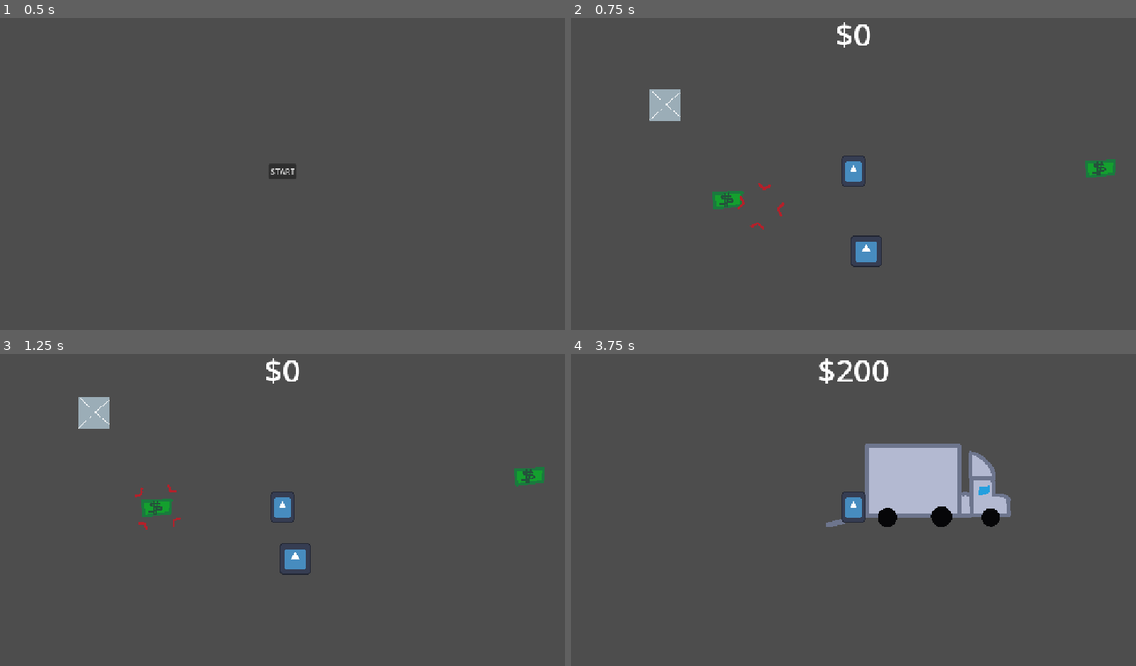
Above: before the commit, frames 1-4 (two rows, left to right).
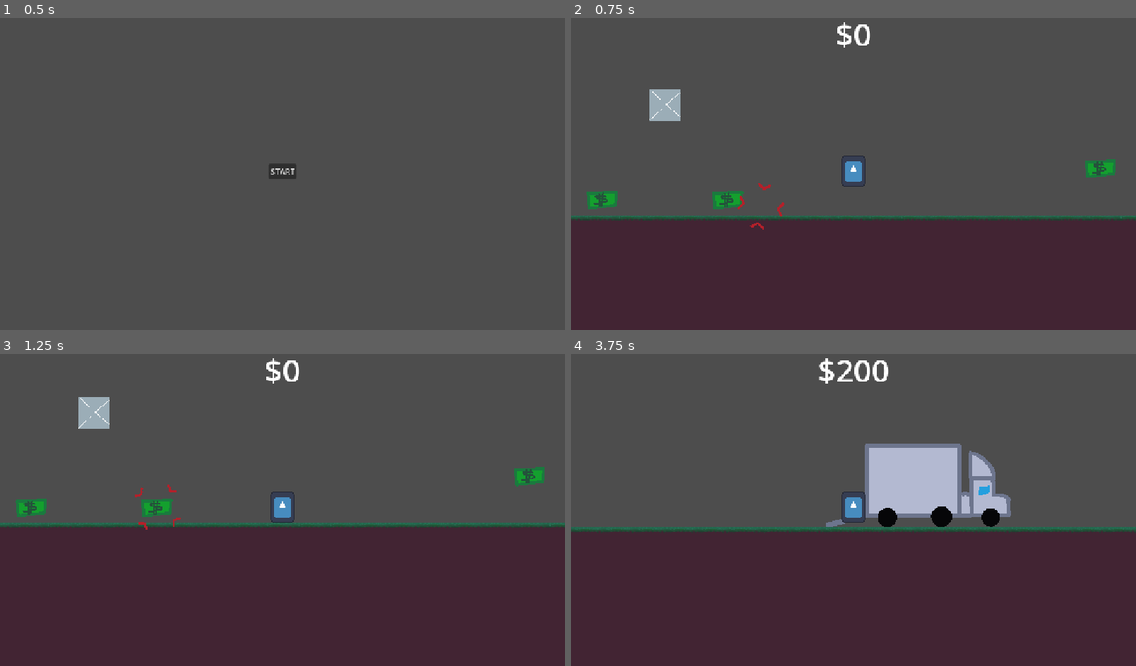
Above: after the commit, the same moments.

Repository: Deeeeelan/liquidate-game
Game: Godot game, scene res://scenes/title_screen.tscn
Two runs of this game, one before a commit and one after it. Both use one fixed random seed, a clock stepped at 60 frames per second and the inputs below. The engine's default icon, where the game draws it, is replaced by a stand-in: a white triangle on a blue panel in a dark square.
Inputs (mouse positions are in pixels of both pictures, inside the frame that each line leads up to):
- Up to frame 1 (0.5 s): no input
- Up to frame 2 (0.75 s): click "START" at 0.5 s
- Up to frame 3 (1.25 s): no input
- Up to frame 4 (3.75 s): tap Enter at 1.25 s; move the mouse to (977, 491) at 1.27 s; hold D (right) 1.28-2.78 s; tap Ctrl (dash) at 1.35 s; click (977, 491) at 1.42 s; tap Space (jump) at 1.52, 2.27 s; move the mouse to (740, 522) at 2.02 s; click (740, 522) at 2.1 s; move the mouse to (910, 438) at 2.77 s; hold A (left) 2.78-3.53 s; tap Alt at 2.85 s; move the mouse to (825, 569) at 3.52 s; hold D (right) from 3.53 s (still down); tap Shift at 3.6 s; click (825, 569) at 3.67 s

Frame 1 is identical in both runs. In frame 2, 37% of the frame differs, in the area x 0-100%, y 55-100%; in frame 3, 46%, in the area x 0-100%, y 46-100%; in frame 4, 45%.

Commit message:
Add instant pickups

Diff:
--- /dev/null
+++ b/assets/nodes/cash.tscn
@@ -0,0 +1,28 @@
+[gd_scene format=3 uid="uid://bdn451he14u76"]
+
+[ext_resource type="Script" uid="uid://clyson8cvhpdt" path="res://scripts/item.gd" id="1_arnp4"]
+[ext_resource type="Texture2D" uid="uid://dfh1g4g1f8ts7" path="res://assets/images/items_spritesheet.png" id="2_0tifm"]
+
+[sub_resource type="AtlasTexture" id="AtlasTexture_iywne"]
+atlas = ExtResource("2_0tifm")
+region = Rect2(0, 0, 128, 128)
+
+[sub_resource type="RectangleShape2D" id="RectangleShape2D_8tn5n"]
+size = Vector2(128, 128)
+
+[sub_resource type="AtlasTexture" id="AtlasTexture_p57ef"]
+atlas = ExtResource("2_0tifm")
+region = Rect2(0, 0, 128, 128)
+
+[node name="Cash" type="Area2D" unique_id=805602659 groups=["instant"]]
+collision_layer = 2
+collision_mask = 2
+script = ExtResource("1_arnp4")
+value = 10000
+sprite = SubResource("AtlasTexture_iywne")
+
+[node name="CollisionShape2D" type="CollisionShape2D" parent="." unique_id=1037176821]
+shape = SubResource("RectangleShape2D_8tn5n")
+
+[node name="Sprite2D" type="Sprite2D" parent="." unique_id=1404169026]
+texture = SubResource("AtlasTexture_p57ef")
--- a/project.godot
+++ b/project.godot
@@ -40,6 +40,7 @@
 
 item=""
 truck=""
+instant=""
 
 [input]
 
--- a/scenes/game.tscn
+++ b/scenes/game.tscn
@@ -9,6 +9,8 @@
 [ext_resource type="Texture2D" uid="uid://dfh1g4g1f8ts7" path="res://assets/images/items_spritesheet.png" id="5_iywne"]
 [ext_resource type="Texture2D" uid="uid://c8mccqmns3yh7" path="res://assets/images/truck.png" id="8_0tnpc"]
 [ext_resource type="Script" uid="uid://cvr8s0enst0qp" path="res://scripts/gui.gd" id="8_gee14"]
+[ext_resource type="PackedScene" uid="uid://bdn451he14u76" path="res://assets/nodes/cash.tscn" id="8_kvpfn"]
+[ext_resource type="Texture2D" uid="uid://cl0jrf66m5f27" path="res://assets/images/ground_outside.png" id="9_vtaks"]
 
 [sub_resource type="AtlasTexture" id="AtlasTexture_u5sy4"]
 atlas = ExtResource("1_p57ef")
@@ -118,10 +120,6 @@
 position = Vector2(192, -192)
 zoom = Vector2(0.5, 0.5)
 
-[node name="Icon" type="Sprite2D" parent="Node2D" unique_id=1197882545]
-position = Vector2(244, 147)
-texture = ExtResource("2_yqjtg")
-
 [node name="Terrain" type="Node2D" parent="Node2D" unique_id=691036309]
 
 [node name="StaticBody2D" type="StaticBody2D" parent="Node2D/Terrain" unique_id=700055049]
@@ -168,6 +166,9 @@
 [node name="Item" parent="Node2D" unique_id=1422025864 instance=ExtResource("4_lbhrr")]
 position = Vector2(-320, -64)
 sprite = SubResource("AtlasTexture_iywne")
+
+[node name="Cash" parent="Node2D" unique_id=805602659 instance=ExtResource("8_kvpfn")]
+position = Vector2(-832, -64)
 
 [node name="Item2" parent="Node2D" unique_id=889268876 instance=ExtResource("4_lbhrr")]
 position = Vector2(1200, -192)
@@ -187,6 +188,14 @@
 [node name="CollisionShape2D" type="CollisionShape2D" parent="Node2D/Truck" unique_id=894082097]
 position = Vector2(-158.5, 2.5)
 shape = SubResource("RectangleShape2D_vtaks")
+
+[node name="Parallax2D" type="Parallax2D" parent="Node2D" unique_id=670803365]
+scroll_offset = Vector2(0, 384)
+repeat_size = Vector2(512, 0)
+repeat_times = 10
+
+[node name="Sprite2D" type="Sprite2D" parent="Node2D/Parallax2D" unique_id=1592108301]
+texture = ExtResource("9_vtaks")
 
 [node name="CanvasLayer" type="CanvasLayer" parent="." unique_id=467131037]
 
--- a/scripts/player_movement.gd
+++ b/scripts/player_movement.gd
@@ -110,10 +110,18 @@
 			tween.play()
 			selected_item.queue_free()
 
+func interact_collide(area: Area2D):
+	if area.is_in_group("instant"):
+		GameManager.score += area.value
+		area.queue_free()
+
 func _ready() -> void:
 	$FindTick.timeout.connect(find_tick)
-
+	$Interact.area_entered.connect(interact_collide)
 func _physics_process(delta: float) -> void:
+
+
+
 	# ledge grabbing: (I need to plan this out since I dunno how to visualize this)
 	# uh so basically horiz. raycast in char direction + raycast offet in direction facing down
 	# if raycasts are the some collision = distance < certian param jump is overriden and player
Binary file added: assets/images/ground_outside.png
Not shown, added: assets/images/ground_outside.png.import
Binary file added: ground_outside.png
Not shown, added: ground_outside.png.import
